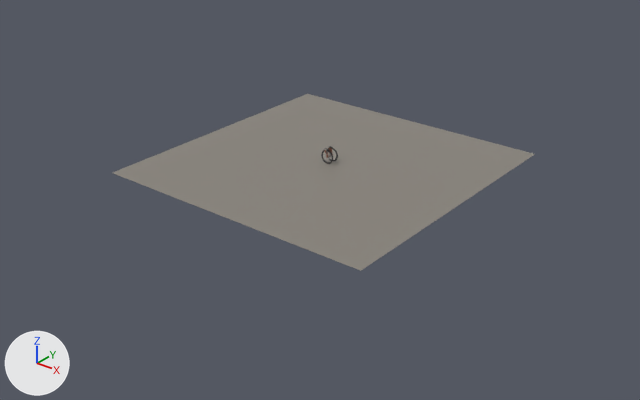
Renders of the Blender file ArtSource/blend/piece_bicycle.blend from each side of a commit.
Before and after are seen from a camera (50 mm lens) standing at (32.9, -42.2, 23.2) and looking at (0.3, -1.4, -2.1). Arrows for +X, +Y and +Z are at lower left; the lights stay in place. The older version comes first.
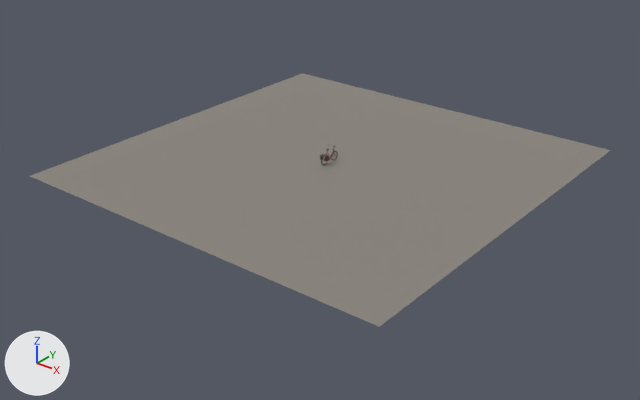
Pixel boxes (x1, y1, x2, y2) of what changed, in the pictures (640 x 400 px):
'Plane', reshaped, moved (38% wider, 43% taller)
    before: (113, 94, 535, 271)
    after: (30, 73, 611, 327)

The change in detail:
me_plane is used by ob_plane; location (0.0, -0.11, 0.0).
me_plane had 4 vertices, 1 face and spanned x -9.9..9.9, y -9.9..9.9, z 0.0.
me_plane now has 4 vertices, 1 face and spans x -13.6..13.6, y -13.6..13.6, z 0.0.
Part 1, on me_plane:
Vertex 0 of me_plane moves from (-9.9, -9.9, 0.0) at pixel (111, 172) to (-13.6, -13.6, 0.0) at pixel (29, 176).
Vertex 1 of me_plane moves from (9.9, -9.9, 0.0) at pixel (360, 270) to (13.6, -13.6, 0.0) at pixel (379, 326).
Vertex 2 of me_plane moves from (-9.9, 9.9, 0.0) at pixel (307, 93) to (-13.6, 13.6, 0.0) at pixel (302, 73).
Vertex 3 of me_plane moves from (9.9, 9.9, 0.0) at pixel (535, 154) to (13.6, 13.6, 0.0) at pixel (610, 150).
Object 'Plane' (ob_plane) moves from (0.0, -0.11, 0.0) to (0.0, 0.0, 0.0).
